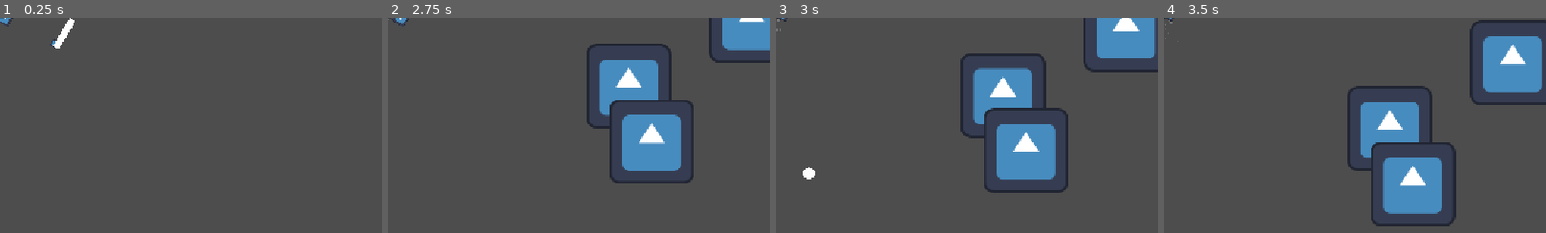
Above: before the commit, frames 1-4 (left to right).
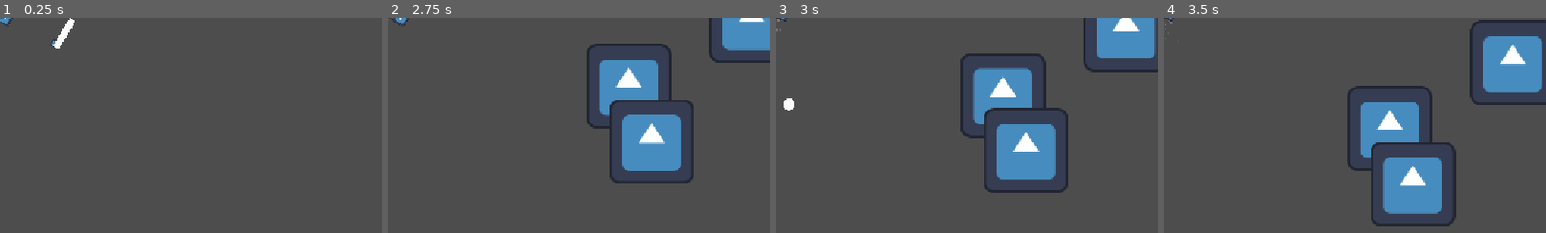
Above: after the commit, the same moments.

Repository: Mrbobbuilder69/GMTK_jam_2026
Game: Godot game, scene res://Scenes/test_scene_2.tscn
Same seed, same stepped clock (60 frames per second), same inputs: the game is played once before the commit and once after it. The engine's default icon, where the game draws it, is replaced by a stand-in: a white triangle on a blue panel in a dark square. Sound files missing from this copy of the repository are replaced by a short silence.
Inputs (mouse positions are % of the whole screen's width and height, from its top left):
- Up to frame 1 (0.25 s): no input
- Up to frame 2 (2.75 s): tap Enter at 0.5 s; move the mouse to (72, 45) at 0.52 s; hold D (Right) 0.53-1.28 s; tap F (f) at 0.6, 1.55, 2.3 s; move the mouse to (30, 55) at 1.27 s; hold S (Down) 1.28-2.03 s; tap Space (Dash) at 1.35 s; move the mouse to (60, 28) at 2.02 s; hold D (Right) from 2.03 s (still down); hold Shift (Sprint) from 2.03 s (still down)
- Up to frame 3 (3 s): move the mouse to (45, 70) at 2.77 s; release D (Right) at 2.78 s; release Shift (Sprint) at 2.78 s; hold W (Up) from 2.78 s (still down); tap X (attack) at 2.85 s
- Up to frame 4 (3.5 s): keep holding W (Up); tap F (f) at 3.05 s
The pictures show only the part of the screen within x 49-99%, y 50-100%; the shares and areas given below are measured in that part.

Frames 1-2 are identical in both runs. In frame 3, 0.3% of the frame differs, in the area x 2-11%, y 37-76%; in frame 4, nothing differs.

Commit message:
More bug fixes

Diff:
--- a/Scenes/silver_bullet.tscn
+++ b/Scenes/silver_bullet.tscn
@@ -6,13 +6,15 @@
 [sub_resource type="CircleShape2D" id="CircleShape2D_5jf5c"]
 radius = 8.544
 
-[node name="silver bullet" type="RigidBody2D"]
+[node name="silver bullet" type="RigidBody2D" unique_id=2089244781]
 gravity_scale = 0.0
+lock_rotation = true
+freeze = true
 script = ExtResource("1_5jf5c")
 
-[node name="Sprite2D" type="Sprite2D" parent="."]
+[node name="Sprite2D" type="Sprite2D" parent="." unique_id=915088281]
 scale = Vector2(-0.0173962, -0.017187)
 texture = ExtResource("1_g2vqm")
 
-[node name="CollisionShape2D" type="CollisionShape2D" parent="."]
+[node name="CollisionShape2D" type="CollisionShape2D" parent="." unique_id=1667038498]
 shape = SubResource("CircleShape2D_5jf5c")
Not shown: 1 places in Scenes/silver_bullet.tscn that only renumber resources
